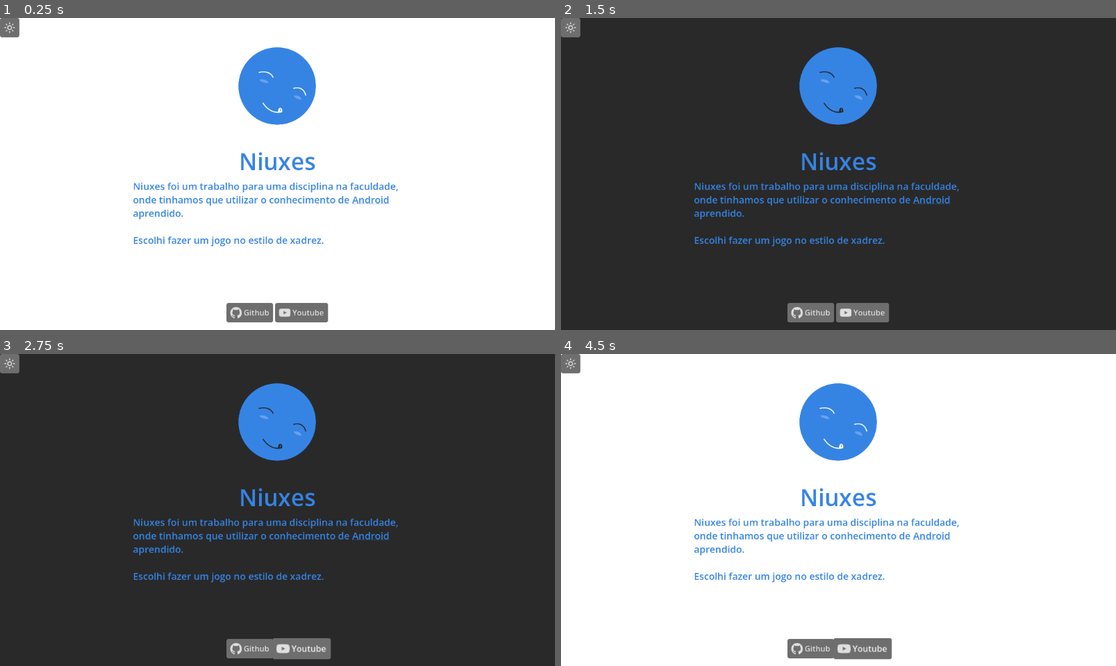
Above: before the commit, frames 1-4 (two rows, left to right).
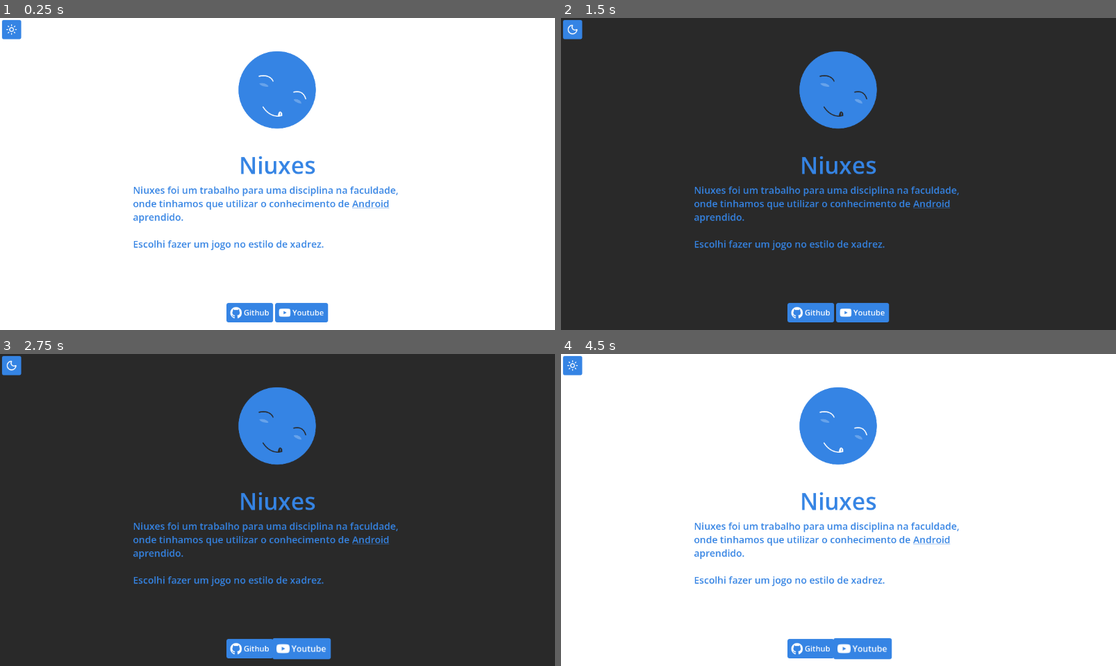
Above: after the commit, the same moments.

Repository: thiagola92/projects
Game: Godot game, scene res://scenes/index.tscn
Same seed, same stepped clock (60 frames per second), same inputs: the game is played once before the commit and once after it.
Inputs (mouse positions are in pixels of both pictures, inside the frame that each line leads up to; where the layout moved, square brackets give the same spot in the first picture):
- Up to frame 1 (0.25 s): no input
- Up to frame 2 (1.5 s): click (572, 30) [572, 27] at 0.5 s; click (838, 89) [838, 86] at 1.25 s
- Up to frame 3 (2.75 s): click "Youtube" at 2 s
- Up to frame 4 (4.5 s): click (572, 366) [572, 363] at 2.75 s; click (838, 425) [838, 422] at 3.5 s; click "Youtube" at 4.25 s

The runs differ from the first frame. In frame 1, 4.8% of the frame differs, in the area x 0-72%, y 0-98%; in frame 2, 4.7%; in frame 3, 4.9%; in frame 4, 4.9%.

Commit message:
Update buttons

Diff:
--- a/scenes/button_normal.tres
+++ b/scenes/button_normal.tres
@@ -1,12 +1,12 @@
 [gd_resource type="StyleBoxFlat" format=3 uid="uid://1dvk0jdnwhbm"]
 
 [resource]
-bg_color = Color(0.43134022, 0.43134025, 0.43134025, 1)
+bg_color = Color(0.20784314, 0.5176471, 0.89411765, 1)
 border_width_left = 8
 border_width_top = 8
 border_width_right = 8
 border_width_bottom = 8
-border_color = Color(0.43137255, 0.43137255, 0.43137255, 1)
+border_color = Color(0.20784314, 0.5176471, 0.89411765, 1)
 corner_radius_top_left = 3
 corner_radius_top_right = 3
 corner_radius_bottom_right = 3
--- a/scenes/index.tscn
+++ b/scenes/index.tscn
@@ -15,16 +15,23 @@
 size_flags_vertical = 3
 script = ExtResource("1_74d6c")
 
-[node name="HBoxContainer" type="HBoxContainer" parent="." unique_id=2134209731]
+[node name="MarginContainer" type="MarginContainer" parent="." unique_id=1108486266]
+layout_mode = 2
+theme_override_constants/margin_left = 4
+theme_override_constants/margin_top = 4
+theme_override_constants/margin_right = 4
+theme_override_constants/margin_bottom = 4
+
+[node name="HBoxContainer" type="HBoxContainer" parent="MarginContainer" unique_id=2134209731]
 layout_mode = 2
 
-[node name="ThemeButton" parent="HBoxContainer" unique_id=1138555290 instance=ExtResource("2_hhnvu")]
+[node name="ThemeButton" parent="MarginContainer/HBoxContainer" unique_id=1138555290 instance=ExtResource("2_hhnvu")]
 layout_mode = 2
 
 [node name="Profile" type="Button" parent="." unique_id=1015925189]
 custom_minimum_size = Vector2(200, 200)
 layout_mode = 2
-size_flags_horizontal = 3
+size_flags_horizontal = 6
 mouse_default_cursor_shape = 2
 icon = ExtResource("1_45a1r")
 flat = true
--- a/scenes/project_description/github.svg
+++ b/scenes/project_description/github.svg
@@ -22,7 +22,7 @@
      inkscape:pagecheckerboard="0"
      inkscape:deskcolor="#d1d1d1"
      inkscape:zoom="34.666667"
-     inkscape:cx="11.985577"
+     inkscape:cx="12.014423"
      inkscape:cy="12"
      inkscape:window-width="1920"
      inkscape:window-height="1043"
@@ -35,5 +35,5 @@
   <path
      d="M12 .297c-6.63 0-12 5.373-12 12 0 5.303 3.438 9.8 8.205 11.385.6.113.82-.258.82-.577 0-.285-.01-1.04-.015-2.04- …(602 unchanged characters)…
      id="path1"
-     style="fill:#dfdfdf;fill-opacity:1" />
+     style="fill:#ffffff;fill-opacity:1" />
 </svg>
--- a/scenes/project_description/itchdotio.svg
+++ b/scenes/project_description/itchdotio.svg
@@ -22,7 +22,7 @@
      inkscape:pagecheckerboard="0"
      inkscape:deskcolor="#d1d1d1"
      inkscape:zoom="34.666667"
-     inkscape:cx="11.985577"
+     inkscape:cx="12.014423"
      inkscape:cy="12"
      inkscape:window-width="1920"
      inkscape:window-height="1043"
@@ -35,5 +35,5 @@
   <path
      d="M3.13 1.338C2.08 1.96.02 4.328 0 4.95v1.03c0 1.303 1.22 2.45 2.325 2.45 1.33 0 2.436-1.102 2.436-2.41 0 1.308 1 …(1610 unchanged characters)…
      id="path1"
-     style="fill:#dfdfdf;fill-opacity:1" />
+     style="fill:#ffffff;fill-opacity:1" />
 </svg>
--- a/scenes/project_description/project_description.tscn
+++ b/scenes/project_description/project_description.tscn
@@ -225,6 +225,13 @@
 layout_mode = 2
 offset_transform_enabled = true
 mouse_default_cursor_shape = 2
+theme_override_colors/font_color = Color(1, 1, 1, 1)
+theme_override_colors/font_focus_color = Color(1, 1, 1, 1)
+theme_override_colors/font_pressed_color = Color(1, 1, 1, 1)
+theme_override_colors/font_hover_color = Color(1, 1, 1, 1)
+theme_override_colors/font_hover_pressed_color = Color(1, 1, 1, 1)
+theme_override_colors/font_disabled_color = Color(1, 1, 1, 1)
+theme_override_colors/font_outline_color = Color(1, 1, 1, 1)
 theme_override_styles/normal = ExtResource("2_18q1u")
 theme_override_styles/pressed = ExtResource("2_18q1u")
 theme_override_styles/hover = ExtResource("2_18q1u")
@@ -240,6 +247,13 @@
 layout_mode = 2
 offset_transform_enabled = true
 mouse_default_cursor_shape = 2
+theme_override_colors/font_color = Color(1, 1, 1, 1)
+theme_override_colors/font_focus_color = Color(1, 1, 1, 1)
+theme_override_colors/font_pressed_color = Color(1, 1, 1, 1)
+theme_override_colors/font_hover_color = Color(1, 1, 1, 1)
+theme_override_colors/font_hover_pressed_color = Color(1, 1, 1, 1)
+theme_override_colors/font_disabled_color = Color(1, 1, 1, 1)
+theme_override_colors/font_outline_color = Color(1, 1, 1, 1)
 theme_override_styles/normal = ExtResource("2_18q1u")
 theme_override_styles/pressed = ExtResource("2_18q1u")
 theme_override_styles/hover = ExtResource("2_18q1u")
@@ -254,6 +268,13 @@
 layout_mode = 2
 offset_transform_enabled = true
 mouse_default_cursor_shape = 2
+theme_override_colors/font_color = Color(1, 1, 1, 1)
+theme_override_colors/font_focus_color = Color(1, 1, 1, 1)
+theme_override_colors/font_pressed_color = Color(1, 1, 1, 1)
+theme_override_colors/font_hover_color = Color(1, 1, 1, 1)
+theme_override_colors/font_hover_pressed_color = Color(1, 1, 1, 1)
+theme_override_colors/font_disabled_color = Color(1, 1, 1, 1)
+theme_override_colors/font_outline_color = Color(1, 1, 1, 1)
 theme_override_styles/normal = ExtResource("2_18q1u")
 theme_override_styles/pressed = ExtResource("2_18q1u")
 theme_override_styles/hover = ExtResource("2_18q1u")
--- a/scenes/project_description/youtube.svg
+++ b/scenes/project_description/youtube.svg
@@ -22,7 +22,7 @@
      inkscape:pagecheckerboard="0"
      inkscape:deskcolor="#d1d1d1"
      inkscape:zoom="34.666667"
-     inkscape:cx="11.985577"
+     inkscape:cx="12.014423"
      inkscape:cy="12"
      inkscape:window-width="1920"
      inkscape:window-height="1043"
@@ -35,5 +35,5 @@
   <path
      d="M23.498 6.186a3.016 3.016 0 0 0-2.122-2.136C19.505 3.545 12 3.545 12 3.545s-7.505 0-9.377.505A3.017 3.017 0 0 0 …(238 unchanged characters)…
      id="path1"
-     style="fill:#dfdfdf;fill-opacity:1" />
+     style="fill:#ffffff;fill-opacity:1" />
 </svg>
--- a/scenes/theme_button/moon.svg
+++ b/scenes/theme_button/moon.svg
@@ -29,7 +29,7 @@
      inkscape:pagecheckerboard="0"
      inkscape:deskcolor="#d1d1d1"
      inkscape:zoom="34.666667"
-     inkscape:cx="11.985577"
+     inkscape:cx="12.014423"
      inkscape:cy="12"
      inkscape:window-width="1920"
      inkscape:window-height="1043"
@@ -40,5 +40,5 @@
   <path
      d="M20.985 12.486a9 9 0 1 1-9.473-9.472c.405-.022.617.46.402.803a6 6 0 0 0 8.268 8.268c.344-.215.825-.004.803.401"
      id="path1"
-     style="stroke:#dfdfdf;stroke-opacity:1" />
+     style="stroke:#ffffff;stroke-opacity:1" />
 </svg>
--- a/scenes/theme_button/sun.svg
+++ b/scenes/theme_button/sun.svg
@@ -29,7 +29,7 @@
      inkscape:pagecheckerboard="0"
      inkscape:deskcolor="#d1d1d1"
      inkscape:zoom="34.666667"
-     inkscape:cx="11.985577"
+     inkscape:cx="12.014423"
      inkscape:cy="12"
      inkscape:window-width="1920"
      inkscape:window-height="1043"
@@ -42,37 +42,37 @@
      cy="12"
      r="4"
      id="circle1"
-     style="stroke:#dfdfdf;stroke-opacity:1" />
+     style="stroke:#ffffff;stroke-opacity:1" />
   <path
      d="M12 2v2"
      id="path1"
-     style="stroke:#dfdfdf;stroke-opacity:1" />
+     style="stroke:#ffffff;stroke-opacity:1" />
   <path
      d="M12 20v2"
      id="path2"
-     style="stroke:#dfdfdf;stroke-opacity:1" />
+     style="stroke:#ffffff;stroke-opacity:1" />
   <path
      d="m4.93 4.93 1.41 1.41"
      id="path3"
-     style="stroke:#dfdfdf;stroke-opacity:1" />
+     style="stroke:#ffffff;stroke-opacity:1" />
   <path
      d="m17.66 17.66 1.41 1.41"
      id="path4"
-     style="stroke:#dfdfdf;stroke-opacity:1" />
+     style="stroke:#ffffff;stroke-opacity:1" />
   <path
      d="M2 12h2"
      id="path5"
-     style="stroke:#dfdfdf;stroke-opacity:1" />
+     style="stroke:#ffffff;stroke-opacity:1" />
   <path
      d="M20 12h2"
      id="path6"
-     style="stroke:#dfdfdf;stroke-opacity:1" />
+     style="stroke:#ffffff;stroke-opacity:1" />
   <path
      d="m6.34 17.66-1.41 1.41"
      id="path7"
-     style="stroke:#dfdfdf;stroke-opacity:1" />
+     style="stroke:#ffffff;stroke-opacity:1" />
   <path
      d="m19.07 4.93-1.41 1.41"
      id="path8"
-     style="stroke:#dfdfdf;stroke-opacity:1" />
+     style="stroke:#ffffff;stroke-opacity:1" />
 </svg>
--- a/scenes/theme_button/theme_button.gd
+++ b/scenes/theme_button/theme_button.gd
@@ -1,4 +1,9 @@
 extends Button
+
+
+const SUN := preload("res://scenes/theme_button/sun.svg")
+
+const MOON := preload("res://scenes/theme_button/moon.svg")
 
 
 @export var light_theme: bool = true:
@@ -7,9 +12,19 @@
 
 		if light_theme:
 			RenderingServer.set_default_clear_color(Color.WHITE)
+			icon = SUN
 		else:
 			RenderingServer.set_default_clear_color(Color.html("#292929"))
+			icon = MOON
 
 
 func _on_pressed() -> void:
 	light_theme = not light_theme
+
+
+func _on_mouse_entered() -> void:
+	%AnimationPlayer.play("GROW")
+
+
+func _on_mouse_exited() -> void:
+	%AnimationPlayer.play("RESET")
--- a/scenes/theme_button/theme_button.tscn
+++ b/scenes/theme_button/theme_button.tscn
@@ -4,7 +4,46 @@
 [ext_resource type="Texture2D" uid="uid://dq5cyq3uggo8i" path="res://scenes/theme_button/sun.svg" id="1_le8fm"]
 [ext_resource type="StyleBox" uid="uid://1dvk0jdnwhbm" path="res://scenes/button_normal.tres" id="1_ng0y3"]
 
+[sub_resource type="Animation" id="Animation_ng0y3"]
+resource_name = "GROW"
+length = 0.1
+step = 0.1
+tracks/0/type = "value"
+tracks/0/imported = false
+tracks/0/enabled = true
+tracks/0/path = NodePath(".:offset_transform_scale")
+tracks/0/interp = 1
+tracks/0/loop_wrap = true
+tracks/0/keys = {
+"times": PackedFloat32Array(0, 0.1),
+"transitions": PackedFloat32Array(1, 1),
+"update": 0,
+"values": [Vector2(1, 1), Vector2(1.1, 1.1)]
+}
+
+[sub_resource type="Animation" id="Animation_nux7e"]
+length = 0.001
+tracks/0/type = "value"
+tracks/0/imported = false
+tracks/0/enabled = true
+tracks/0/path = NodePath(".:offset_transform_scale")
+tracks/0/interp = 1
+tracks/0/loop_wrap = true
+tracks/0/keys = {
+"times": PackedFloat32Array(0),
+"transitions": PackedFloat32Array(1),
+"update": 0,
+"values": [Vector2(1, 1)]
+}
+
+[sub_resource type="AnimationLibrary" id="AnimationLibrary_aw55i"]
+_data = {
+&"GROW": SubResource("Animation_ng0y3"),
+&"RESET": SubResource("Animation_nux7e")
+}
+
 [node name="ThemeButton" type="Button" unique_id=1138555290]
+offset_transform_enabled = true
 mouse_default_cursor_shape = 2
 theme_override_styles/normal = ExtResource("1_ng0y3")
 theme_override_styles/pressed = ExtResource("1_ng0y3")
@@ -15,4 +54,10 @@
 icon = ExtResource("1_le8fm")
 script = ExtResource("1_cl0ol")
 
+[node name="AnimationPlayer" type="AnimationPlayer" parent="." unique_id=1445050268]
+unique_name_in_owner = true
+libraries/ = SubResource("AnimationLibrary_aw55i")
+
+[connection signal="mouse_entered" from="." to="." method="_on_mouse_entered"]
+[connection signal="mouse_exited" from="." to="." method="_on_mouse_exited"]
 [connection signal="pressed" from="." to="." method="_on_pressed"]
